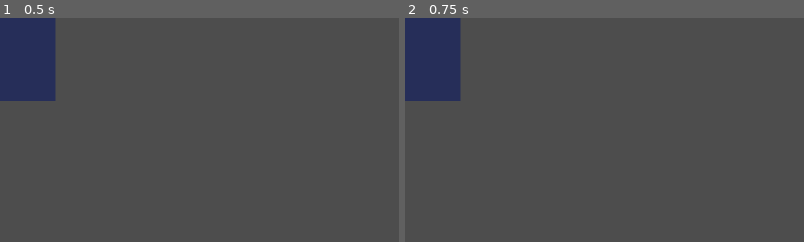
Above: before the commit, frames 1-2 (left to right).
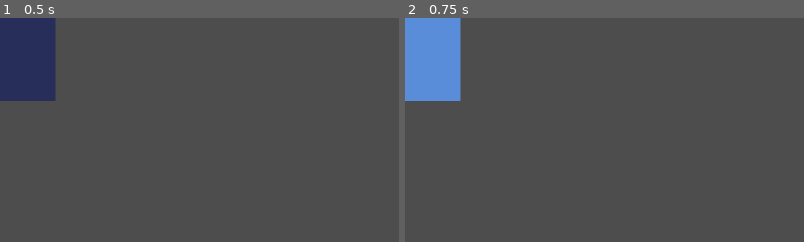
Above: after the commit, the same moments.

Repository: StephenWong-GIT/Card_Memory_Match
Game: Godot game, scene res://scenes/Card.tscn
Two runs of this game, one before a commit and one after it. Both use one fixed random seed, a clock stepped at 60 frames per second and the inputs below.
Inputs (mouse positions are % of the whole screen's width and height, from its top left):
- Up to frame 1 (0.5 s): no input
- Up to frame 2 (0.75 s): tap Enter at 0.5 s; drag from (3, 9) to (60, 28) at 0.52 s
The pictures show only the part of the screen within x 0-50%, y 0-50%; the shares and areas given below are measured in that part.

Frame 1 is identical in both runs. In frame 2, 5.2% of the frame differs, in the area x 0-15%, y 0-38%.

Commit message:
phase 1 of contract done, godot app shows card 'flip' when clicking

Diff:
--- a/scenes/Card.tscn
+++ b/scenes/Card.tscn
@@ -10,6 +10,7 @@
 
 [node name="Face" type="ColorRect" parent="."]
 layout_mode = 0
+mouse_filter = 2
 offset_right = 80.0
 offset_bottom = 120.0
 color = Color(0.15, 0.18, 0.35, 1)
--- a/scripts/card.gd
+++ b/scripts/card.gd
@@ -20,8 +20,10 @@
 
 func _ready() -> void:
 	mouse_filter = MOUSE_FILTER_STOP
+	_face.mouse_filter = MOUSE_FILTER_IGNORE
 	_refresh_visual()
-	if get_tree().current_scene == self:
+	var run_alone := get_parent() == get_tree().root or get_tree().current_scene == self
+	if run_alone:
 		card_clicked.connect(_demo_toggle_on_click)
 
 
Not shown, added: scripts/card.gd.uid
Not shown, added: tests/test_card.gd.uid
